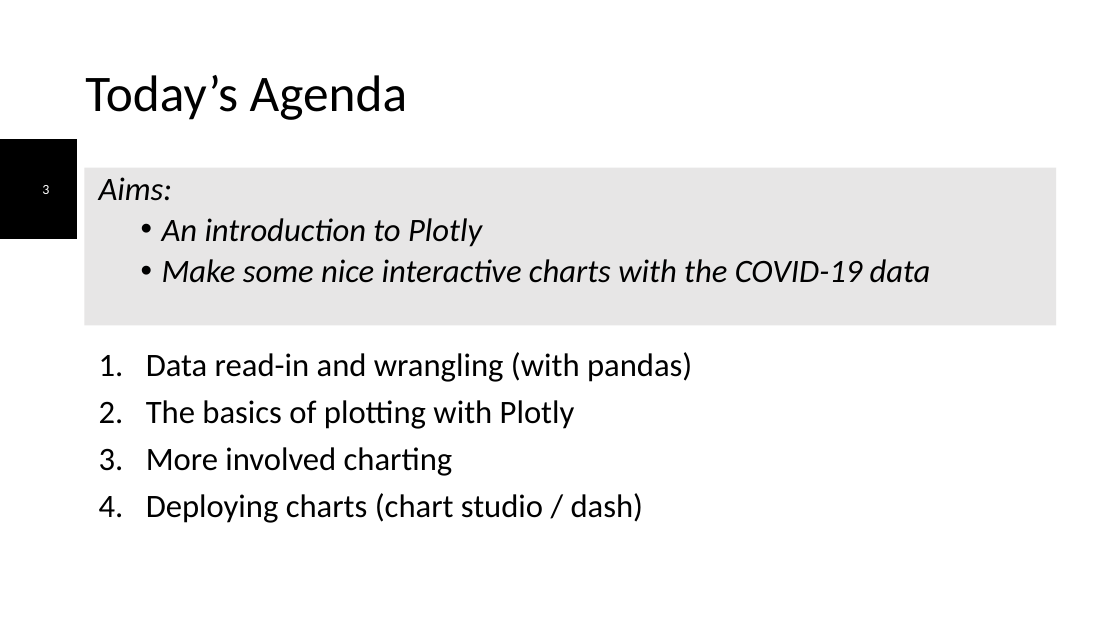
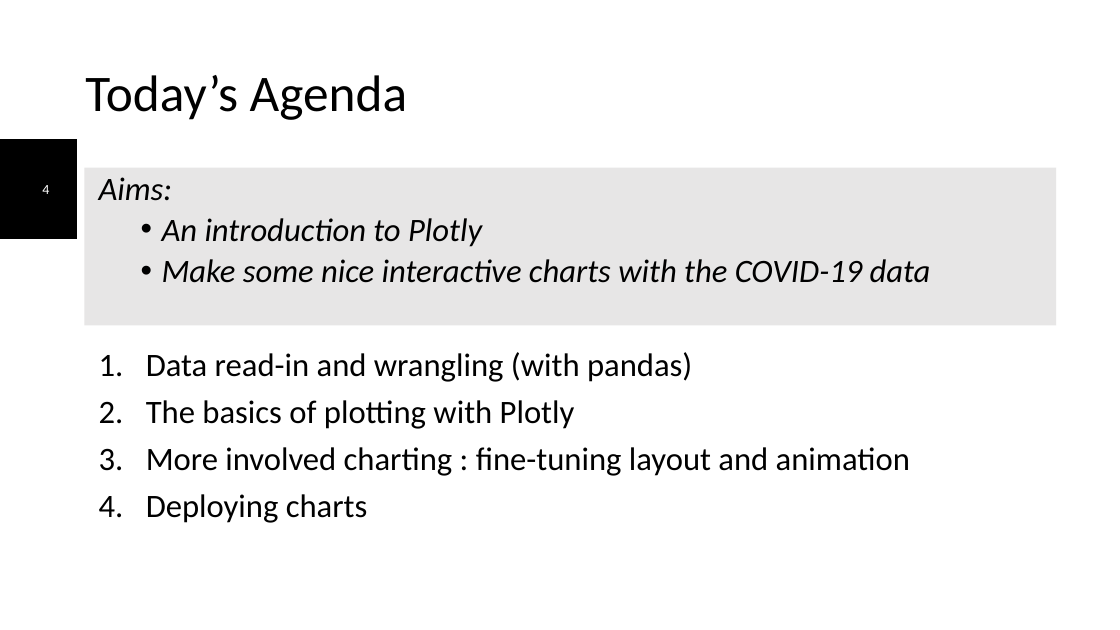
Before and after one commit to LUNDR/covid-19, a slide deck: slide 4 of Plotly_Viz_corona.pptx (slide 3 before the commit). Drawn at 1120x630 pixels with LibreOffice and Linux fonts; fonts in the diff are those of the drawing; background and template pictures are left out. Boxes give left, top, right and bottom in pixels: in the first picture for what was removed or moved away, otherwise in the second. Text is boxed around its words. In the diff, an @@ line names an element or a change of style, - is before the commit and + after.

```diff
--- a/Plotly_Viz_corona.pptx
+++ b/Plotly_Viz_corona.pptx
@@ page number at [42,185,49,194]: text changed @@
-3
+4
@@ text at [146,447,910,523]: text changed @@
-3. More involved charting
-4. Deploying charts (chart studio / dash)
+3. More involved charting : fine-tuning layout and animation
+4. Deploying charts
```
Also in this commit, not shown: 1 other slide changed, 1 slide added, 3 other files.
